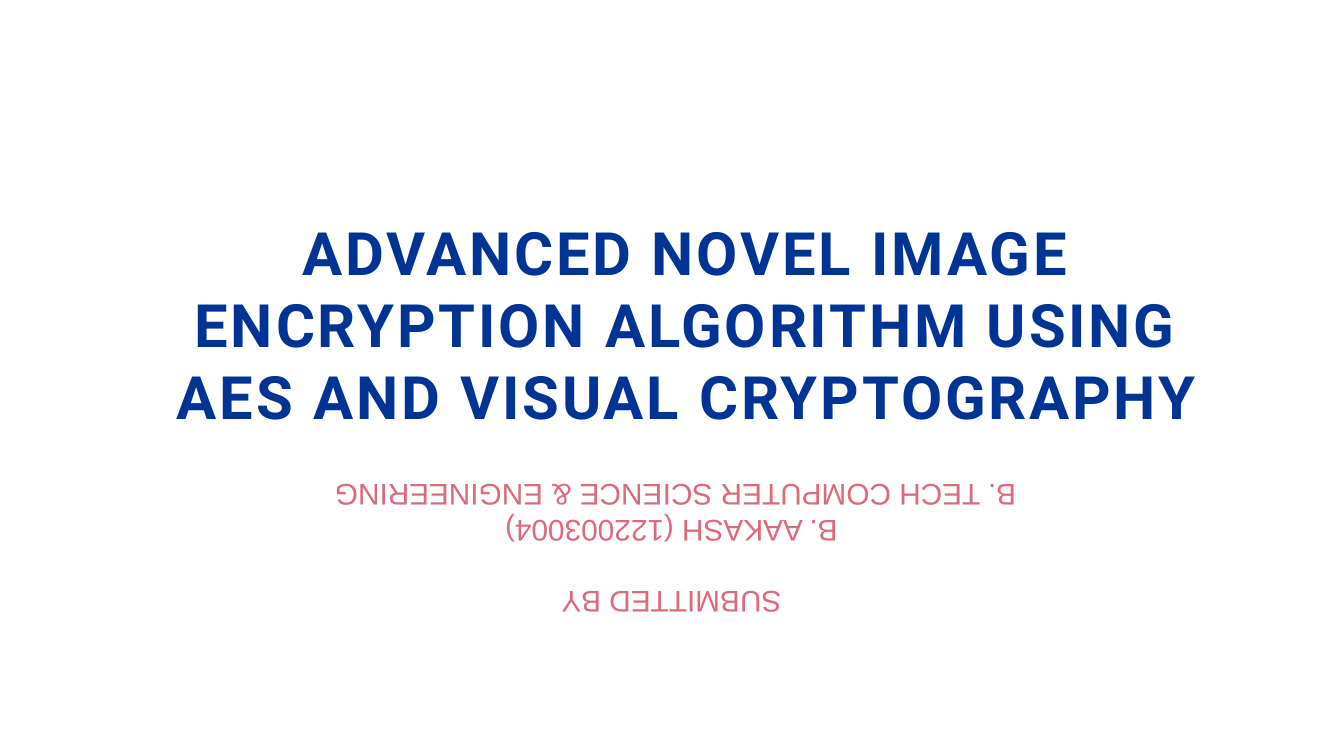
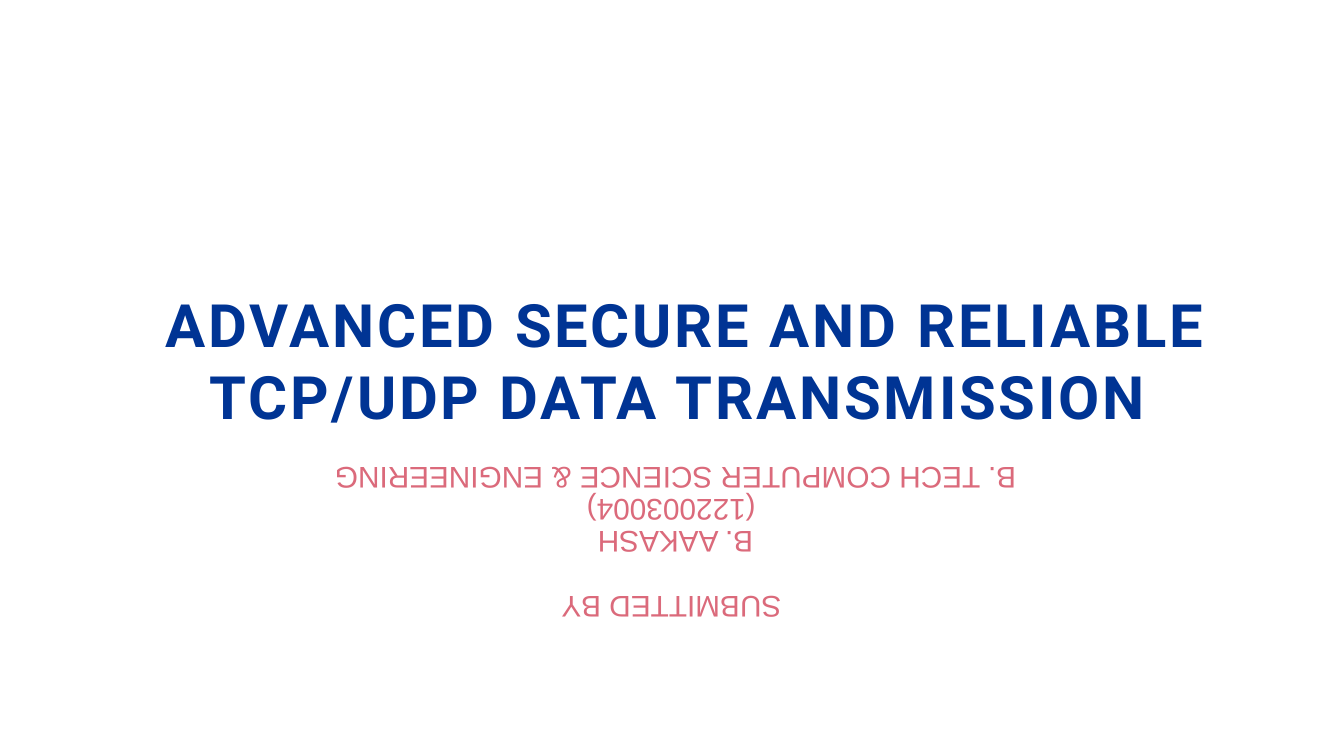
Before and after one commit to aakash-cse/DeRUDP-ED, a slide deck: slide 1 of project-ppt.pptx. Drawn at 1344x756 pixels with LibreOffice and Linux fonts; fonts in the diff are those of the drawing; background and template pictures are left out. Boxes give left, top, right and bottom in pixels: in the first picture for what was removed or moved away, otherwise in the second. Text is boxed around its words. In the diff, an @@ line names an element or a change of style, - is before the commit and + after.

```diff
--- a/project-ppt.pptx
+++ b/project-ppt.pptx
@@ title at [166, 304, 1203, 423]: text changed @@
-ADVANCED NOVEL IMAGE ENCRYPTION ALGORITHM USING AES AND VISUAL CRYPTOGRAPHY
+ADVANCED SECURE AND RELIABLE TCP/UDP DATA TRANSMISSION
@@ subtitle at [335, 466, 1016, 617]: line spacing 1 to 0.9 @@
@@ subtitle at [587, 496, 756, 552]: text changed @@
-B. AAKASH (122003004)
+B. AAKASH
+(122003004)
```
Also in this commit, not shown: 4 other slides changed, 10 other files.
